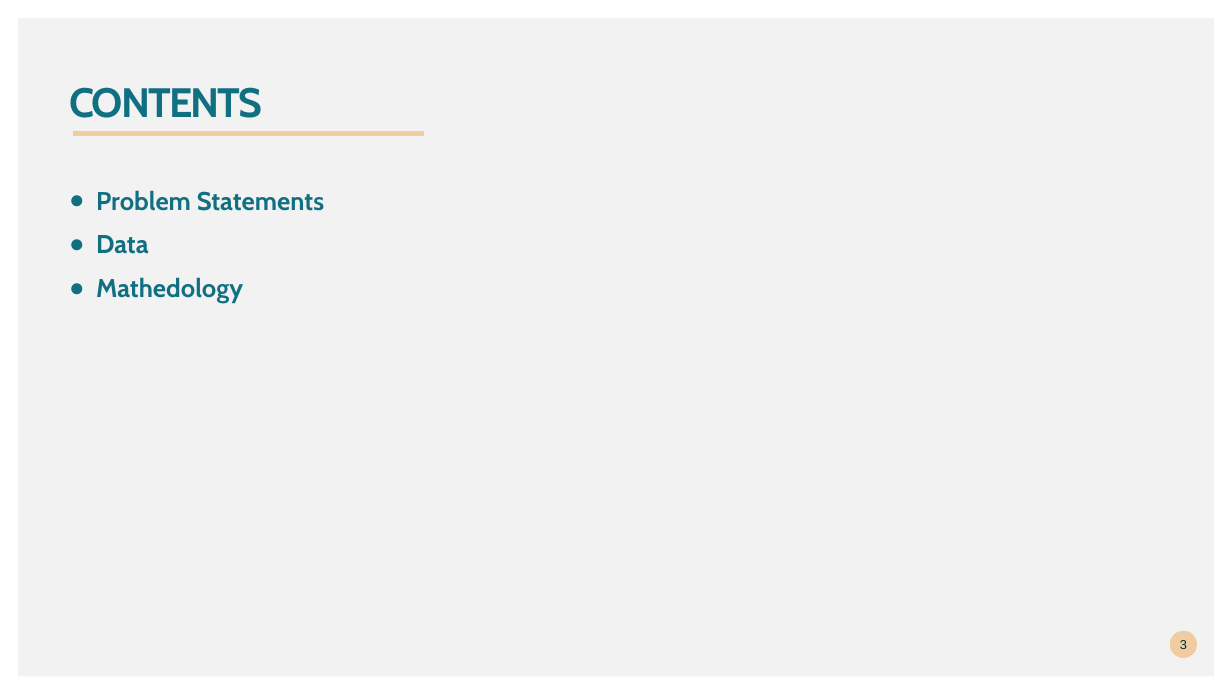
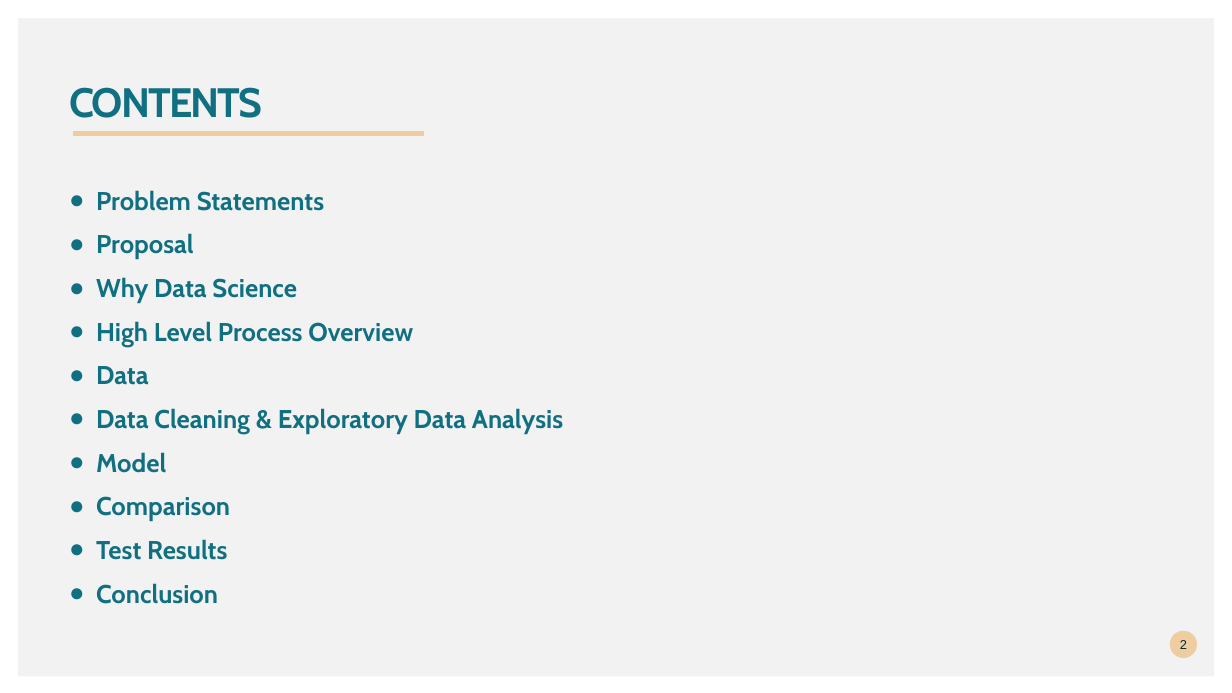
Before and after one commit to saurabhbiswas1985/Predictive-Analytics-Project, a slide deck: slide 2 of Breast cancer prediction.pptx (slide 3 before the commit). Drawn at 1232x693 pixels with LibreOffice and Linux fonts; fonts in the diff are those of the drawing. Boxes give left, top, right and bottom in pixels: in the first picture for what was removed or moved away, otherwise in the second. Text is boxed around its words. In the diff, an @@ line names an element or a change of style, - is before the commit and + after.

```diff
--- a/Breast cancer prediction.pptx
+++ b/Breast cancer prediction.pptx
@@ text at <box>96,233,413,346</box>: paragraphs added @@
+● Proposal
+● Why Data Science
+● High Level Process Overview
@@ text at <box>96,408,563,604</box>: text changed @@
-● Mathedology
+● Data Cleaning & Exploratory Data Analysis
+● Model
+● Comparison
+● Test Results
+● Conclusion
```
Also in this commit, not shown: 1 other slide changed, 11 slides added, 1 slide removed, 1 other file.
